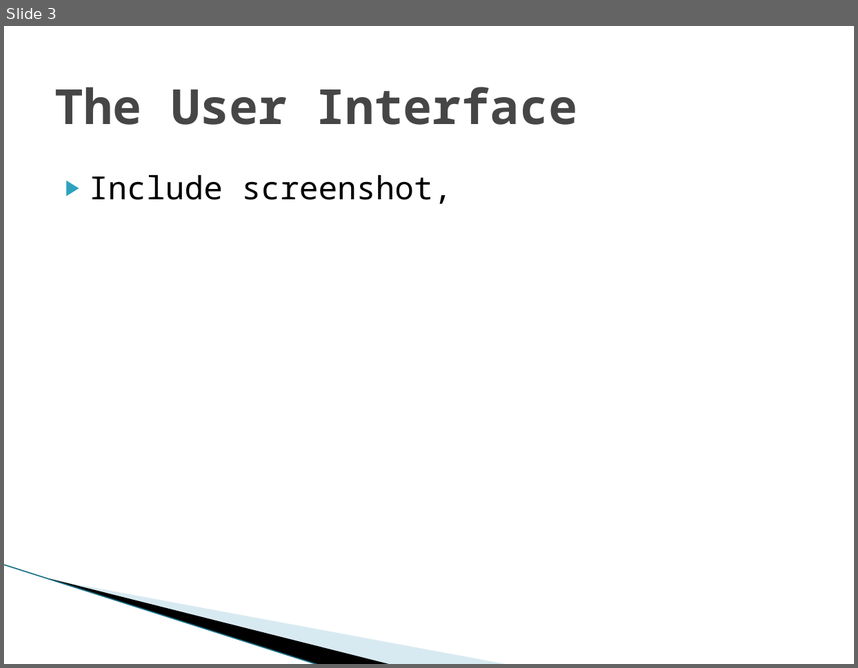
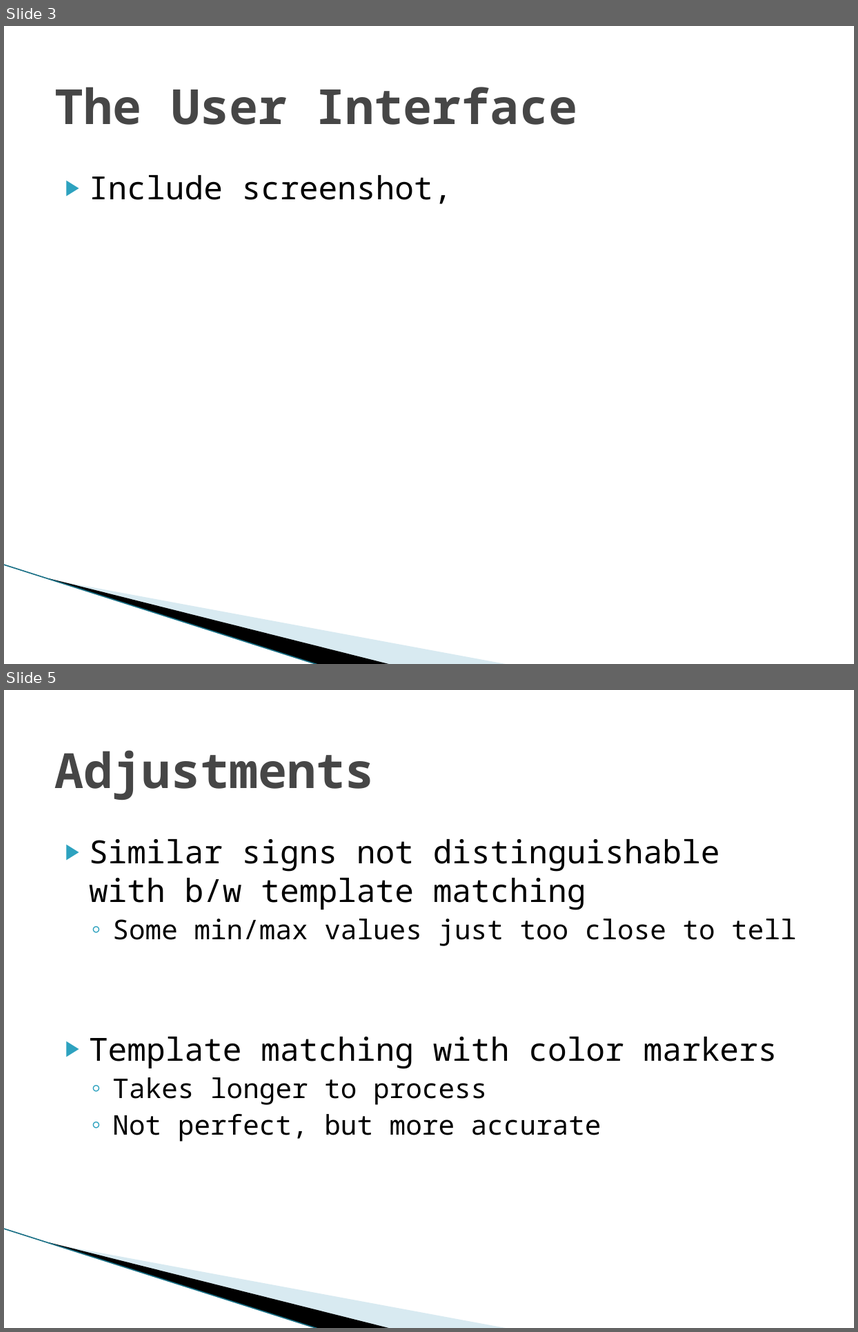
Before and after one commit to lanxinwoaini/robotic-vision-631, a slide deck: Winter2011/Presentation/Project Presentation.pptx. Shown one above the other, each under a label of ours: slide 3 before the commit, slides 3 and 5 after it; the slides between them are not shown. The pictures are 858x668 and 858x1332 pixels, drawn with LibreOffice and Linux fonts; fonts in the diff are those of the drawing; background and template pictures are left out. Boxes give left, top, right and bottom in pixels: in the first picture for what was removed or moved away, otherwise in the second. Text is boxed around its words. In the diff, an @@ line names an element or a change of style, - is before the commit and + after.

```diff
--- a/Winter2011/Presentation/Project Presentation.pptx
+++ b/Winter2011/Presentation/Project Presentation.pptx
@@ slide 5 added at box(4, 690, 854, 1328), background #FFFFFF; not listed: 3 template elements that a slide beside it also shows @@
@@ title added at box(55, 750, 375, 800), 41 pt, text #464646, bold @@
+Adjustments
@@ text added at box(89, 839, 796, 1141), 27 pt, text #000000 @@
+▶ Similar signs not distinguishable with b/w template matching
+  ◦ Some min/max values just too close to tell
+▶ Template matching with color markers
+  ◦ Takes longer to process
+  ◦ Not perfect, but more accurate
```
Also in this commit, not shown: 1 other slide added, 2 slides removed.
